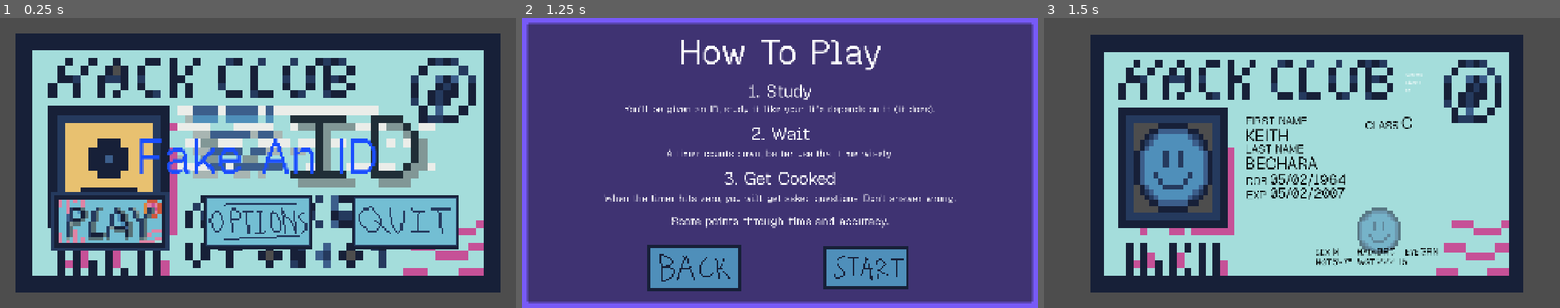
Above: before the commit, frames 1-3 (left to right).
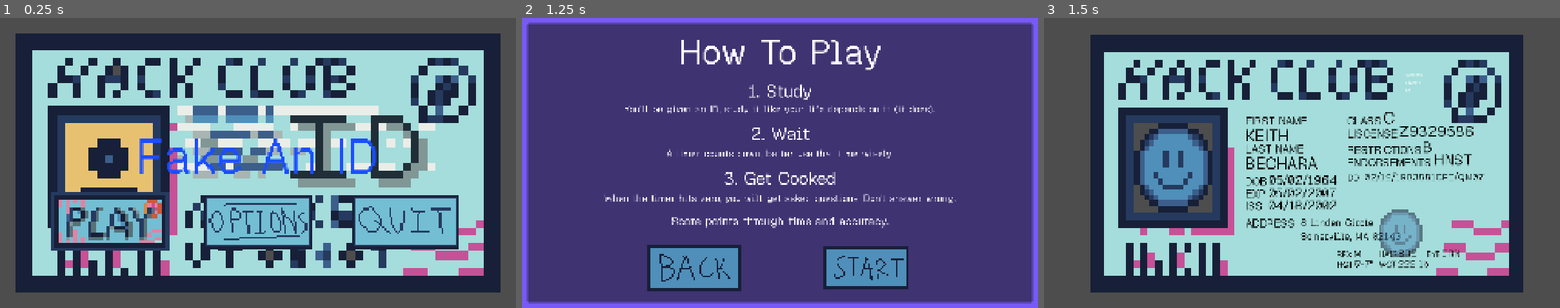
Above: after the commit, the same moments.

Repository: itstntcraft123/fake-an-id
Game: Godot game, scene res://scenes/main_menu.tscn
Same seed, same stepped clock (60 frames per second), same inputs: the game is played once before the commit and once after it.
Inputs:
- Up to frame 1 (0.25 s): no input
- Up to frame 2 (1.25 s): click "[color=#ffffff00]> [/color][c…" at 0.5 s
- Up to frame 3 (1.5 s): click "[color=#ffffff00]> [/color][c…" at 1.25 s

Frames 1-2 are identical in both runs. In frame 3, 5.1% of the frame differs, in the area x 39-86%, y 32-87%.

Commit message:
added other things to quiz to id (game.tscn)
 - added it to game.tscn
 - linked it to the functions in game.gd
 - repositioned some stuff and fonts

Diff:
--- a/scenes/game.tscn
+++ b/scenes/game.tscn
@@ -40,10 +40,10 @@
 
 [node name="DriversClassLabel" type="Label" parent="UI/IDCard" unique_id=1720002885]
 layout_mode = 0
-offset_left = 1195.0
-offset_top = 374.0
-offset_right = 1423.0
-offset_bottom = 427.0
+offset_left = 1128.0
+offset_top = 357.0
+offset_right = 1356.0
+offset_bottom = 410.0
 theme_override_colors/font_color = Color(0, 0, 0, 1)
 theme_override_font_sizes/font_size = 40
 text = "CLASS"
@@ -51,9 +51,9 @@
 [node name="DriversClass" type="Label" parent="UI/IDCard/DriversClassLabel" unique_id=2102863602]
 layout_mode = 0
 offset_left = 134.0
-offset_top = -22.0
+offset_top = -24.0
 offset_right = 937.0
-offset_bottom = 57.0
+offset_bottom = 55.0
 theme_override_colors/font_color = Color(0, 0, 0, 1)
 theme_override_font_sizes/font_size = 60
 text = "[class]"
@@ -100,60 +100,179 @@
 
 [node name="DoBLabel" type="Label" parent="UI/IDCard" unique_id=319141769]
 layout_mode = 0
-offset_left = 752.0
-offset_top = 581.0
-offset_right = 1188.0
-offset_bottom = 634.0
+offset_left = 749.0
+offset_top = 582.0
+offset_right = 1185.0
+offset_bottom = 635.0
 theme_override_colors/font_color = Color(0, 0, 0, 1)
 theme_override_font_sizes/font_size = 40
 text = "DOB"
 
 [node name="DoB" type="Label" parent="UI/IDCard/DoBLabel" unique_id=2052988321]
 layout_mode = 0
-offset_left = 90.0
-offset_top = -12.0
-offset_right = 585.0
-offset_bottom = 67.0
-theme_override_colors/font_color = Color(0, 0, 0, 1)
-theme_override_font_sizes/font_size = 50
+offset_left = 88.0
+offset_top = -8.0
+offset_right = 583.0
+offset_bottom = 71.0
+theme_override_colors/font_color = Color(0, 0, 0, 1)
+theme_override_font_sizes/font_size = 45
 text = "[DoB]"
 
 [node name="ExpireDateLabel" type="Label" parent="UI/IDCard" unique_id=1213400034]
 layout_mode = 0
-offset_left = 753.0
-offset_top = 633.0
-offset_right = 874.0
-offset_bottom = 703.0
+offset_left = 751.0
+offset_top = 628.0
+offset_right = 872.0
+offset_bottom = 698.0
 theme_override_colors/font_color = Color(0, 0, 0, 1)
 theme_override_font_sizes/font_size = 40
 text = "EXP"
 
 [node name="ExpDate" type="Label" parent="UI/IDCard/ExpireDateLabel" unique_id=643385181]
 layout_mode = 0
-offset_left = 89.0
-offset_top = -13.0
-offset_right = 311.0
-offset_bottom = 66.0
-theme_override_colors/font_color = Color(0, 0, 0, 1)
-theme_override_font_sizes/font_size = 50
+offset_left = 85.0
+offset_top = -6.0
+offset_right = 307.0
+offset_bottom = 73.0
+theme_override_colors/font_color = Color(0, 0, 0, 1)
+theme_override_font_sizes/font_size = 45
 text = "[expDate]"
+
+[node name="DDLabel" type="Label" parent="UI/IDCard" unique_id=676266183]
+layout_mode = 0
+offset_left = 1130.0
+offset_top = 573.0
+offset_right = 1315.0
+offset_bottom = 626.0
+theme_override_colors/font_color = Color(0, 0, 0, 1)
+theme_override_font_sizes/font_size = 32
+text = "DD"
+
+[node name="DD" type="Label" parent="UI/IDCard/DDLabel" unique_id=2147450604]
+layout_mode = 0
+offset_left = 63.0
+offset_top = -5.0
+offset_right = 445.0
+offset_bottom = 74.0
+theme_override_colors/font_color = Color(0, 0, 0, 1)
+theme_override_font_sizes/font_size = 36
+text = "[dd] [dd] [dd] [dd] [dd]"
+
+[node name="AddressLabel" type="Label" parent="UI/IDCard" unique_id=377110202]
+layout_mode = 0
+offset_left = 751.0
+offset_top = 738.0
+offset_right = 1063.0
+offset_bottom = 791.0
+theme_override_colors/font_color = Color(0, 0, 0, 1)
+theme_override_font_sizes/font_size = 40
+text = "ADDRESS"
+
+[node name="Address" type="Label" parent="UI/IDCard/AddressLabel" unique_id=760419591]
+layout_mode = 0
+offset_left = 204.0
+offset_right = 601.0
+offset_bottom = 79.0
+theme_override_colors/font_color = Color(0, 0, 0, 1)
+theme_override_font_sizes/font_size = 36
+text = "[address]"
+
+[node name="LicenseLabel" type="Label" parent="UI/IDCard" unique_id=1244743100]
+layout_mode = 0
+offset_left = 1130.0
+offset_top = 405.0
+offset_right = 1315.0
+offset_bottom = 458.0
+theme_override_colors/font_color = Color(0, 0, 0, 1)
+theme_override_font_sizes/font_size = 40
+text = "LISCENSE"
+
+[node name="LicenseNo" type="Label" parent="UI/IDCard/LicenseLabel" unique_id=954225392]
+layout_mode = 0
+offset_left = 190.0
+offset_top = -19.0
+offset_right = 466.0
+offset_bottom = 60.0
+theme_override_colors/font_color = Color(0, 0, 0, 1)
+theme_override_font_sizes/font_size = 55
+text = "[liscense]"
+
+[node name="EndorsementsLabel" type="Label" parent="UI/IDCard" unique_id=105807167]
+layout_mode = 0
+offset_left = 1129.0
+offset_top = 512.0
+offset_right = 1441.0
+offset_bottom = 565.0
+theme_override_colors/font_color = Color(0, 0, 0, 1)
+theme_override_font_sizes/font_size = 40
+text = "ENDORSEMENTS"
+
+[node name="Endorcements" type="Label" parent="UI/IDCard/EndorsementsLabel" unique_id=142407552]
+layout_mode = 0
+offset_left = 322.0
+offset_top = -20.0
+offset_right = 719.0
+offset_bottom = 59.0
+theme_override_colors/font_color = Color(0, 0, 0, 1)
+theme_override_font_sizes/font_size = 55
+text = "[endorcement]"
+
+[node name="RestrictionsLabel" type="Label" parent="UI/IDCard" unique_id=1328342094]
+layout_mode = 0
+offset_left = 1129.0
+offset_top = 465.0
+offset_right = 1441.0
+offset_bottom = 518.0
+theme_override_colors/font_color = Color(0, 0, 0, 1)
+theme_override_font_sizes/font_size = 40
+text = "RESTRICTIONS"
+
+[node name="Restrictions" type="Label" parent="UI/IDCard/RestrictionsLabel" unique_id=1954596060]
+layout_mode = 0
+offset_left = 280.0
+offset_top = -19.0
+offset_right = 677.0
+offset_bottom = 60.0
+theme_override_colors/font_color = Color(0, 0, 0, 1)
+theme_override_font_sizes/font_size = 55
+text = "[restri.]"
+
+[node name="IssueLabel" type="Label" parent="UI/IDCard" unique_id=561446141]
+layout_mode = 0
+offset_left = 751.0
+offset_top = 674.0
+offset_right = 1063.0
+offset_bottom = 727.0
+theme_override_colors/font_color = Color(0, 0, 0, 1)
+theme_override_font_sizes/font_size = 40
+text = "ISS"
+
+[node name="Issues" type="Label" parent="UI/IDCard/IssueLabel" unique_id=913208823]
+layout_mode = 0
+offset_left = 84.0
+offset_top = -6.0
+offset_right = 481.0
+offset_bottom = 73.0
+theme_override_colors/font_color = Color(0, 0, 0, 1)
+theme_override_font_sizes/font_size = 45
+text = "[issue]"
 
 [node name="Image2" type="TextureRect" parent="UI/IDCard" unique_id=1414128172]
 self_modulate = Color(1, 1, 1, 0.5372549)
 texture_filter = 1
 layout_mode = 0
-offset_left = 1165.0
-offset_top = 706.0
-offset_right = 1328.0
-offset_bottom = 881.0
+offset_left = 1245.0
+offset_top = 714.0
+offset_right = 1408.0
+offset_bottom = 889.0
 texture = ExtResource("5_iywne")
 
 [node name="SexLabel" type="Label" parent="UI/IDCard" unique_id=1940188850]
 layout_mode = 0
-offset_left = 1009.0
-offset_top = 853.0
-offset_right = 1086.0
-offset_bottom = 893.0
+offset_left = 1089.0
+offset_top = 861.0
+offset_right = 1166.0
+offset_bottom = 901.0
 theme_override_colors/font_color = Color(0, 0, 0, 1)
 theme_override_font_sizes/font_size = 30
 text = "SEX"
@@ -170,10 +289,10 @@
 
 [node name="HeightLabel" type="Label" parent="UI/IDCard" unique_id=23549392]
 layout_mode = 0
-offset_left = 1011.0
-offset_top = 890.0
-offset_right = 1088.0
-offset_bottom = 930.0
+offset_left = 1091.0
+offset_top = 898.0
+offset_right = 1168.0
+offset_bottom = 938.0
 theme_override_colors/font_color = Color(0, 0, 0, 1)
 theme_override_font_sizes/font_size = 30
 text = "HGT"
@@ -190,10 +309,10 @@
 
 [node name="HairLabel" type="Label" parent="UI/IDCard" unique_id=616471486]
 layout_mode = 0
-offset_left = 1165.0
-offset_top = 851.0
-offset_right = 1242.0
-offset_bottom = 891.0
+offset_left = 1245.0
+offset_top = 859.0
+offset_right = 1322.0
+offset_bottom = 899.0
 theme_override_colors/font_color = Color(0, 0, 0, 1)
 theme_override_font_sizes/font_size = 30
 text = "HAIR"
@@ -210,10 +329,10 @@
 
 [node name="WeightLabel" type="Label" parent="UI/IDCard" unique_id=1668930202]
 layout_mode = 0
-offset_left = 1166.0
-offset_top = 889.0
-offset_right = 1243.0
-offset_bottom = 929.0
+offset_left = 1246.0
+offset_top = 897.0
+offset_right = 1323.0
+offset_bottom = 937.0
 theme_override_colors/font_color = Color(0, 0, 0, 1)
 theme_override_font_sizes/font_size = 30
 text = "WGT"
@@ -230,10 +349,10 @@
 
 [node name="EyeLabel" type="Label" parent="UI/IDCard" unique_id=659478503]
 layout_mode = 0
-offset_left = 1344.0
-offset_top = 852.0
-offset_right = 1421.0
-offset_bottom = 892.0
+offset_left = 1424.0
+offset_top = 860.0
+offset_right = 1501.0
+offset_bottom = 900.0
 theme_override_colors/font_color = Color(0, 0, 0, 1)
 theme_override_font_sizes/font_size = 30
 text = "EYE"
--- a/scripts/game.gd
+++ b/scripts/game.gd
@@ -54,7 +54,7 @@
 		"dd": Utils.random_dd(dob, iss, expiry),
 		"endorsements": Utils.random_end(license_class),
 		"restrictions": Utils.random_restr(license_class),
-		"issue": iss,
+		"issue": Utils.date_to_str(iss),
 		"address": Utils.random_address()
 	}
 
@@ -68,6 +68,12 @@
 	$UI/IDCard/HairLabel/HairColor.text = id_data["hair"]
 	$UI/IDCard/WeightLabel/Weight.text = id_data["weight"]
 	$UI/IDCard/EyeLabel/EyeColor.text = id_data["eyes"]
+	$UI/IDCard/LicenseLabel/LicenseNo.text = id_data["license_no"]
+	$UI/IDCard/DDLabel/DD.text = id_data["dd"]
+	$UI/IDCard/EndorsementsLabel/Endorcements.text = id_data["endorsements"]
+	$UI/IDCard/RestrictionsLabel/Restrictions.text = id_data["restrictions"]
+	$UI/IDCard/IssueLabel/Issues.text = id_data["issue"]
+	$UI/IDCard/AddressLabel/Address.text = id_data["address"]
 
 func _process(_delta: float) -> void:
 	if not study_timer.is_stopped():
